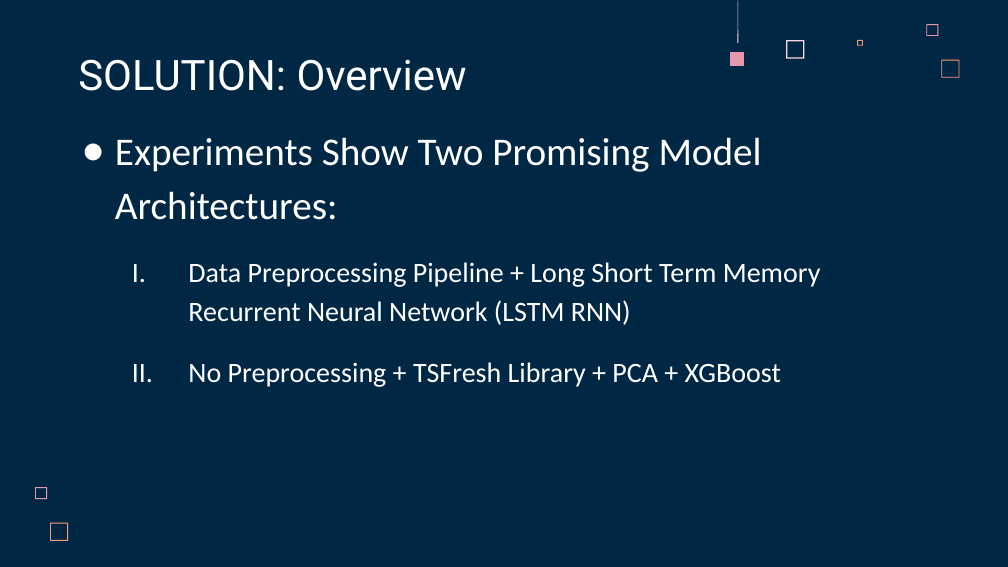
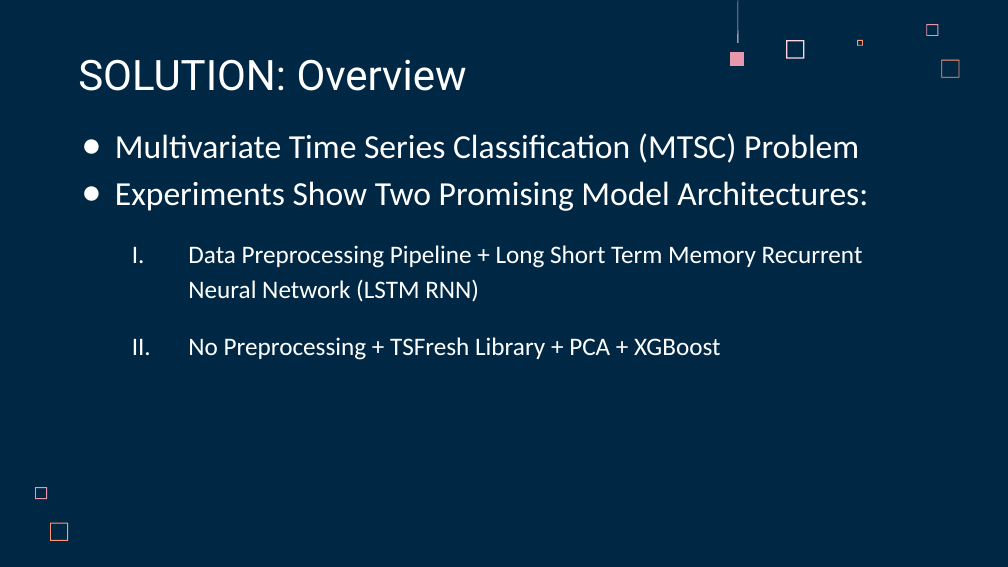
Before and after one commit to ITU-AI-ML-in-5G-Challenge/ML5G-PS-012-Xdding, a slide deck: slide 10 of ML5G-PS-012-Xdding-Presentation.pptx. Drawn at 1008x567 pixels with LibreOffice and Linux fonts; fonts in the diff are those of the drawing. Boxes give left, top, right and bottom in pixels: in the first picture for what was removed or moved away, otherwise in the second. Text is boxed around its words. In the diff, an @@ line names an element or a change of style, - is before the commit and + after.

Commit message:
minor edit to ppt

```diff
--- a/ML5G-PS-012-Xdding-Presentation.pptx
+++ b/ML5G-PS-012-Xdding-Presentation.pptx
@@ text at (115,133,859,163): paragraph added @@
+● Multivariate Time Series Classification (MTSC) Problem
@@ text at (115,181,868,360): size 28 to 24 pt in "Experiments Show Two Promising Model Architectures:"; size 20 to 18 pt in "Data Preprocessing Pipeline + Long Short Term ...", "No Preprocessing + TSFresh Library + PCA ..." @@
```
